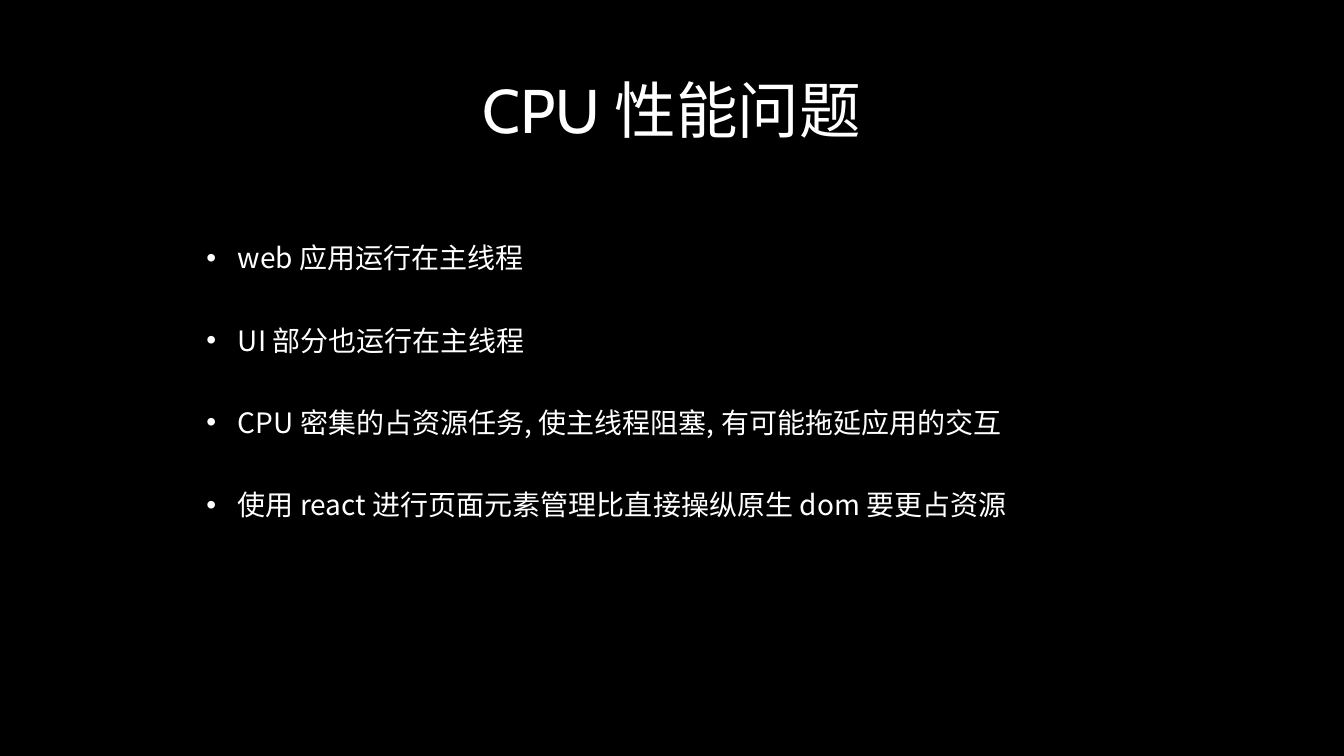
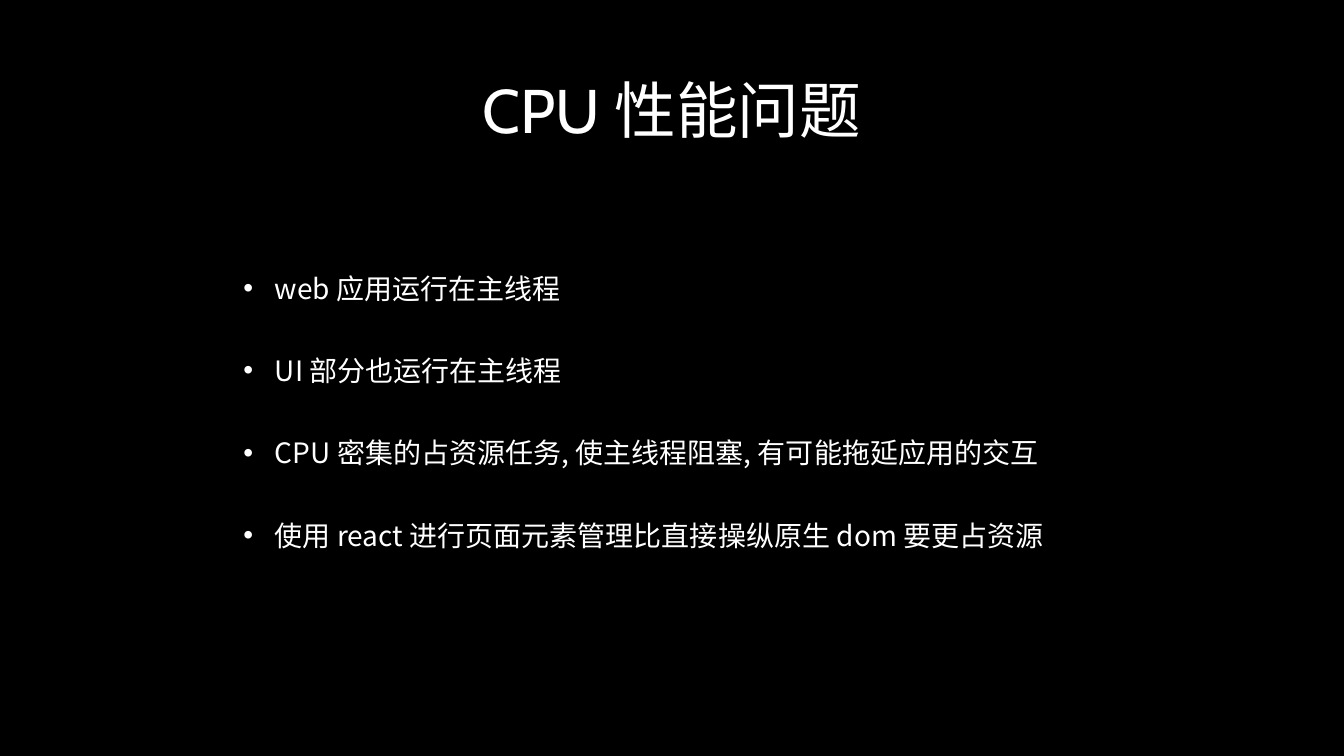
Before and after one commit to burningalive/learn-ts, a slide deck: slide 42 of Performance.pptx (slide 41 before the commit). Drawn at 1344x756 pixels with LibreOffice and Linux fonts; fonts in the diff are those of the drawing. Boxes give left, top, right and bottom in pixels: in the first picture for what was removed or moved away, otherwise in the second. Text is boxed around its words. In the diff, an @@ line names an element or a change of style, - is before the commit and + after.

```diff
--- a/Performance.pptx
+++ b/Performance.pptx
@@ text "web 应用运行在主线程": place and size @@
-text "web 应用运行在主线程" at [238, 244, 1006, 518]
+text "web 应用运行在主线程" at [275, 275, 1043, 549]
```
Also in this commit, not shown: 4 other slides changed, 1 slide added, 10 other files.
